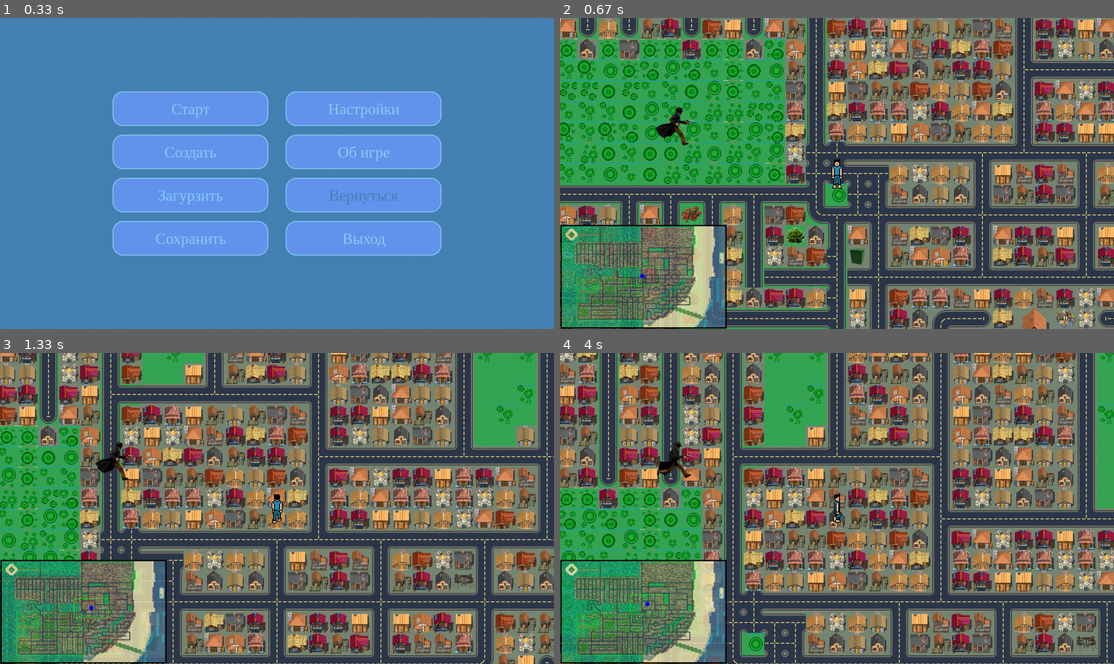
Above: before the commit, frames 1-4 (two rows, left to right).
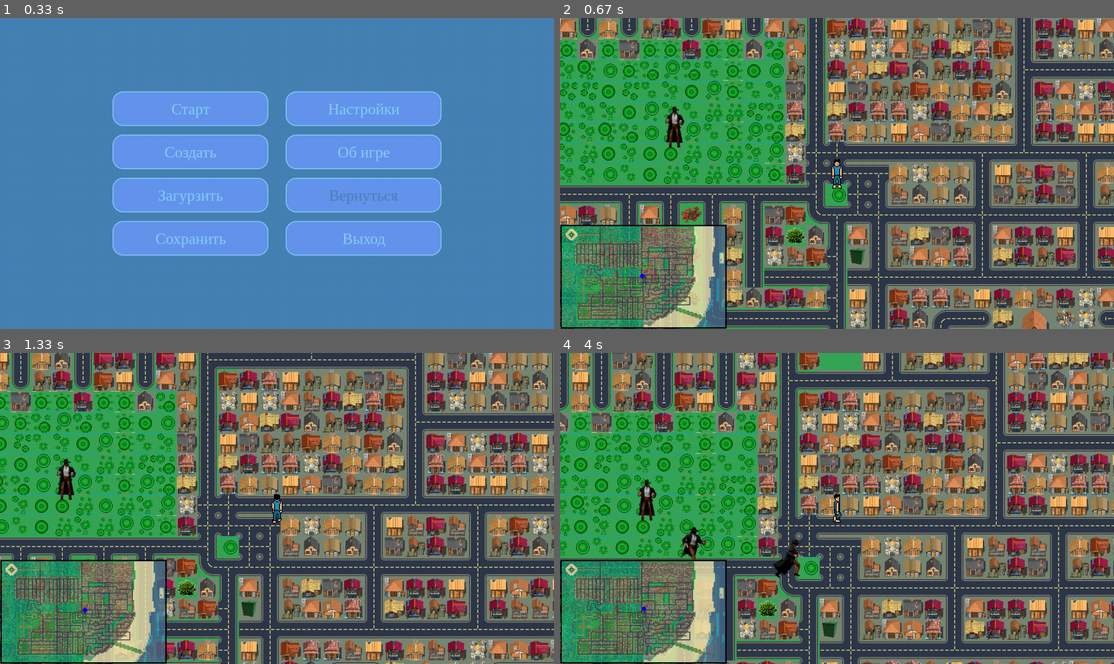
Above: after the commit, the same moments.

Repository: Sergey74ua/ChildrenTraining
Game: pygame game, started from Python/RATORI/RATORI.py
The game is run twice, just before and just after one commit, with the same random seed, the same clock (stepped at 60 frames per second) and the same inputs.
Inputs (mouse positions are in pixels of both pictures, inside the frame that each line leads up to):
- Up to frame 1 (0.33 s): no input
- Up to frame 2 (0.67 s): press the mouse at (748, 108) at 0.37 s; move the mouse to (803, 185) at 0.47 s; release the mouse at (853, 263) at 0.6 s
- Up to frame 3 (1.33 s): hold Right 0.67-1.13 s; move the mouse to (232, 496) at 0.7 s; hold Up from 1.17 s (still down)
- Up to frame 4 (4 s): release Up at 1.47 s; hold Right 1.5-1.97 s; hold Left 2-2.53 s; hold Down 2.57-2.87 s; hold Left 2.9-3.3 s; hold Up 3.33-3.7 s; hold Right from 3.73 s (still down)

Frame 1 is identical in both runs. In frame 2, 0.4% of the frame differs, in the area x 17-25%, y 28-42%; in frame 3, 79%, in the area x 0-100%, y 0-100%; in frame 4, 79%.

Commit message:
gansgsters

Diff:
--- a/Python/RATORI/modules/Game.py
+++ b/Python/RATORI/modules/Game.py
@@ -14,6 +14,9 @@
         self.speed = speed
         self.ground = Ground(size)
         self.gangster = Gangster()
+        self.gangster2 = Gangster()
+        self.gangster3 = Gangster()
+        self.gangster4 = Gangster()
         self.hero = Hero()
         self.interface = Interface(size)
         self.hero.rect.center = self.position(size)
@@ -58,7 +61,10 @@
                 print("Нажата кнопка № ", e.button, " в позиции ", pos)
         """
         self.ground.update(self.size, self.turn, self.speed)
-        self.gangster.update(self.speed)
+        self.gangster.update(self.turn, self.speed)
+        self.gangster2.update(self.turn, self.speed)
+        self.gangster3.update(self.turn, self.speed)
+        self.gangster4.update(self.turn, self.speed)
         self.hero.update(self.turn, self.speed)
         self.interface.update((self.ground.point_x, self.ground.point_y), self.size)
 
@@ -67,6 +73,9 @@
         g.fill('Grey')
         self.ground.draw(g)
         self.gangster.draw(g)
+        self.gangster2.draw(g)
+        self.gangster3.draw(g)
+        self.gangster4.draw(g)
         self.hero.draw(g)
         self.interface.draw(g)
 
--- a/Python/RATORI/modules/ground/Ground.py
+++ b/Python/RATORI/modules/ground/Ground.py
@@ -29,7 +29,7 @@
 
         # Прокрутка карты
         scroll = round(speed/(100/(6-1)))+1  # ДОРАБОТАТЬ
-        scroll = 12  # ВРЕМЕННО
+        scroll = 4  # ВРЕМЕННО
         scroll_d = round(scroll / 1.4)
         if turn == 'right_down':
             self.point_x += scroll_d
--- a/Python/RATORI/modules/unit/Gangster.py
+++ b/Python/RATORI/modules/unit/Gangster.py
@@ -1,11 +1,12 @@
 import pygame as pg
+import random
 
 
 class Gangster(object):
     """ Противник """
     pg.init()
     _atlas_ = pg.image.load('images/gangster.png')
-    _atlas_ = pg.transform.scale(_atlas_, (8 * 128, 9 * 104))  # ВРЕМЕННО
+    _atlas_ = pg.transform.scale(_atlas_, (8 * 128, 9 * 104))
 
     def __init__(self):
         """ Персонаж противника """
@@ -16,33 +17,27 @@
         self.row = 6
         self.col = 0
         self.step = 0
+        self.unit_turn = 8
+        self.time_move = 60
+        self.point_x, self.point_y = (200, 200)
         self.image = self.tile_atlas[self.row][self.col]
-        self.rect = (200, 200, self.rate_x, self.rate_y)
-        print(self.rect)
+        self.rect = pg.Rect(self.point_x, self.point_y, self.rate_x, self.rate_y)
+        self.scroll = 4
+        self.scroll_d = round(self.scroll / 1.4)
+        self.unit_speed = 3
+        self.unit_speed_d = 2
 
-    def update(self, speed):
+    def update(self, turn, speed):
         """ Обновление персонажа """
-        #self.rect = 0
-        turn = 'right'
-        if turn == 'stop':
-            self.image = self.tile_atlas[7][0]
+        self.rect.x, self.rect.y = self.pos_unit(turn)
+        if self.time_move < 1:
+            self.unit_turn = self.rand_move()
+        self.time_move -= 1
+
+        if self.unit_turn == 8:
+            self.image = self.tile_atlas[6][0]
         else:
-            if turn == 'right_down':
-                self.col = 1
-            elif turn == 'left_down':
-                self.col = 7
-            elif turn == 'left_up':
-                self.col = 5
-            elif turn == 'right_up':
-                self.col = 3
-            elif turn == 'right':
-                self.col = 2
-            elif turn == 'down':
-                self.col = 0
-            elif turn == 'left':
-                self.col = 6
-            elif turn == 'up':
-                self.col = 4
+            self.col = self.unit_turn
             self.image = self.select(speed)
 
     def draw(self, g):
@@ -51,9 +46,8 @@
 
     def select(self, speed):
         """ Позиция персонажа """
-        step = 48*speed/100  # ДОРАБОТАТЬ
-        print(step)
-        if self.step > 120:  # ПОДОГНАТЬ ДЛИНУ ШАГА (16 px *2)
+        step = 48*speed/100
+        if self.step > 120:
             if self.row > 4:
                 self.row = 0
             else:
@@ -73,3 +67,57 @@
                 image = self._atlas_.subsurface(rect, size)
                 self.tile_atlas[row].append(image)
         return self.tile_atlas
+
+    def pos_unit(self, turn):
+        """ Рассчет позиции юнита """
+        if turn == 'right_down':
+            self.point_x -= self.scroll_d
+            self.point_y -= self.scroll_d
+        elif turn == 'left_down':
+            self.point_x += self.scroll_d
+            self.point_y -= self.scroll_d
+        elif turn == 'left_up':
+            self.point_x += self.scroll_d
+            self.point_y += self.scroll_d
+        elif turn == 'right_up':
+            self.point_x -= self.scroll_d
+            self.point_y += self.scroll_d
+        elif turn == 'right':
+            self.point_x -= self.scroll
+        elif turn == 'down':
+            self.point_y -= self.scroll
+        elif turn == 'left':
+            self.point_x += self.scroll
+        elif turn == 'up':
+            self.point_y += self.scroll
+
+        # Движение юнита
+        if self.unit_turn == 1:
+            self.point_x += self.unit_speed_d
+            self.point_y += self.unit_speed_d
+        elif self.unit_turn == 7:
+            self.point_x -= self.unit_speed_d
+            self.point_y += self.unit_speed_d
+        elif self.unit_turn == 5:
+            self.point_x -= self.unit_speed_d
+            self.point_y -= self.unit_speed_d
+        elif self.unit_turn == 3:
+            self.point_x += self.unit_speed_d
+            self.point_y -= self.unit_speed_d
+        elif self.unit_turn == 2:
+            self.point_x += self.unit_speed
+        elif self.unit_turn == 0:
+            self.point_y += self.unit_speed
+        elif self.unit_turn == 6:
+            self.point_x -= self.unit_speed
+        elif self.unit_turn == 4:
+            self.point_y -= self.unit_speed
+
+        return self.point_x, self.point_y
+
+    def rand_move(self):
+        """ Случайное движение юнита """
+        self.time_move = random.randint(30, 150)
+        self.unit_turn = random.randint(0, 8)
+
+        return self.unit_turn
